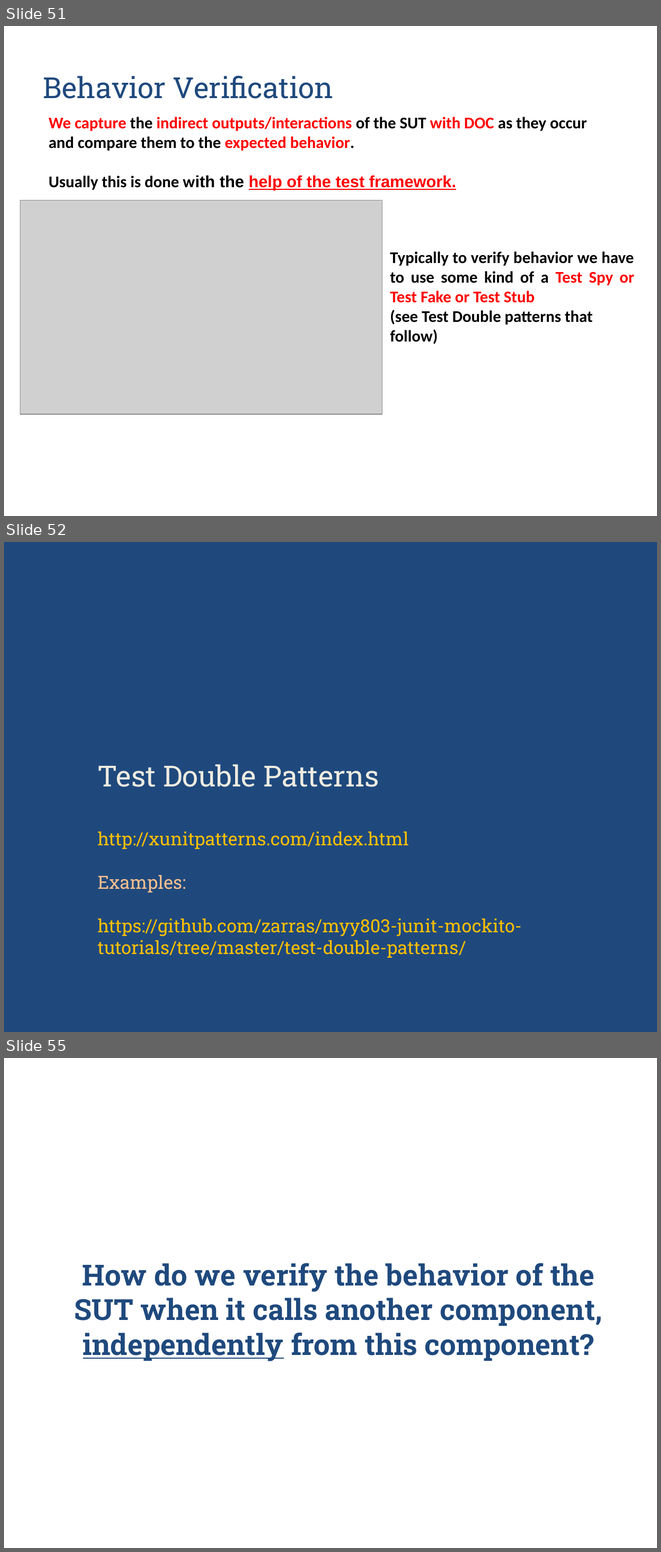
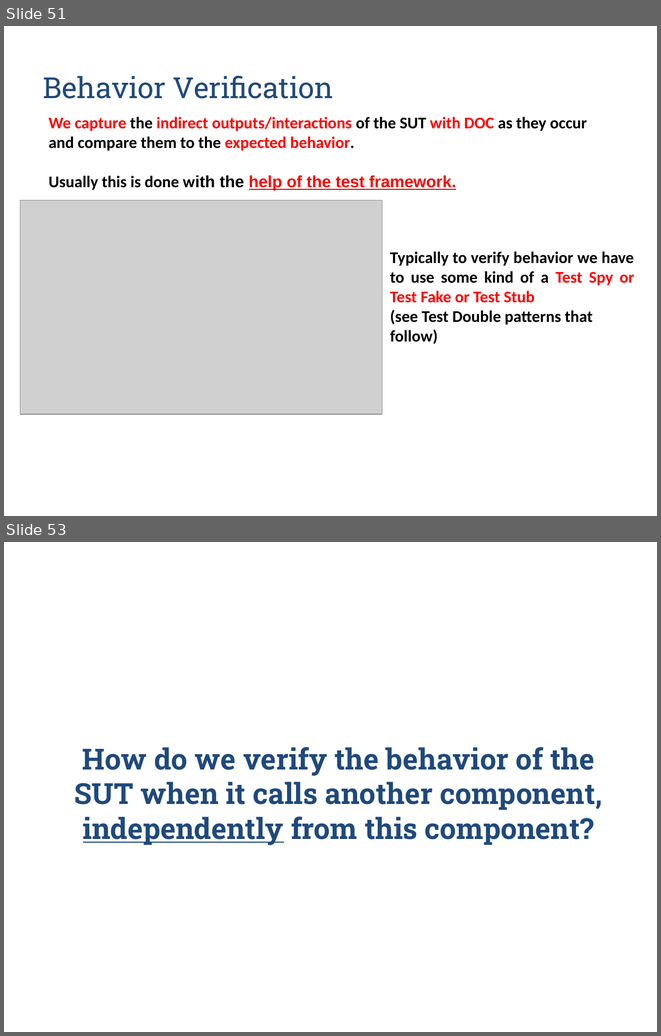
Before and after one commit to zarras/myy803-slides, a slide deck: 6-SoftEng-Testing.ppt. Shown one above the other, each under a label of ours: slides 51, 52 and 55 before the commit, slides 51 and 53 after it; the slides between them are not shown. The pictures are 661x1552 and 661x1036 pixels, drawn with LibreOffice and Linux fonts; fonts in the diff are those of the drawing; grey boxes stand for pictures. Boxes give left, top, right and bottom in pixels: in the first picture for what was removed or moved away, otherwise in the second. Text is boxed around its words. In the diff, an @@ line names an element or a change of style, - is before the commit and + after.

```diff
--- a/6-SoftEng-Testing.ppt
+++ b/6-SoftEng-Testing.ppt
@@ slide 52 removed at (4, 542, 657, 1032), background #1F497D @@
@@ title removed at (98, 764, 522, 958) @@
-Test Double Patterns
-http://xunitpatterns.com/index.html
-Examples:
-https://github.com/zarras/myy803-junit-mockito-tutorials/tree/master/test-double-patterns/
@@ what was slide 55 is now slide 53 @@
```
Also in this commit, not shown: 2 slides changed, 3 other slides removed, 1 other file.
